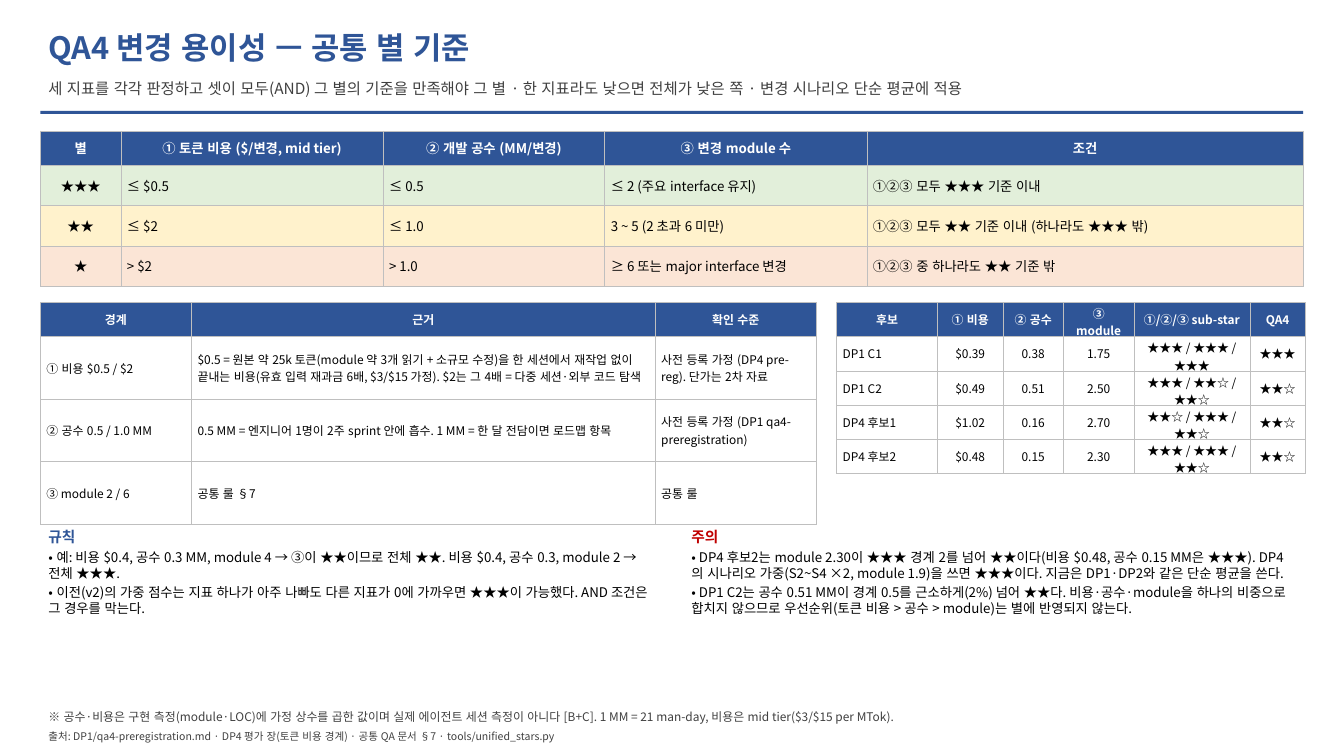
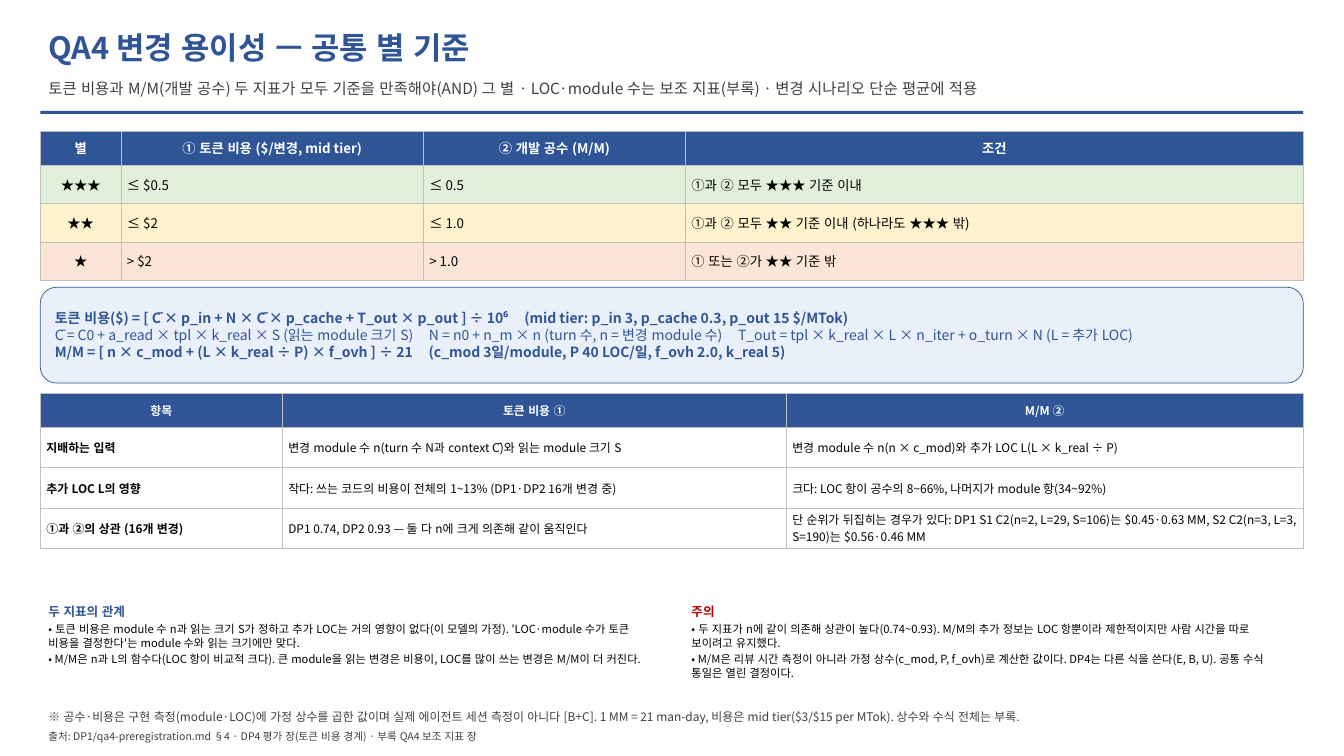
Before and after one commit to mkim0628/vllm, a slide deck: slide 16 of doc-mk/DP-overview-qa-unified.pptx. Drawn at 1344x756 pixels with LibreOffice and Linux fonts; fonts in the diff are those of the drawing. Boxes give left, top, right and bottom in pixels: in the first picture for what was removed or moved away, otherwise in the second. Text is boxed around its words. In the diff, an @@ line names an element or a change of style, - is before the commit and + after.

```diff
--- a/doc-mk/DP-overview-qa-unified.pptx
+++ b/doc-mk/DP-overview-qa-unified.pptx
@@ text at bbox=[48, 81, 977, 97]: text changed @@
-세 지표를 각각 판정하고 셋이 모두(AND) 그 별의 기준을 만족해야 그 별 · 한 지표라도 낮으면 전체가 낮은 쪽 · 변경 시나리오 단순 평균에 적용
+토큰 비용과 M/M(개발 공수) 두 지표가 모두 기준을 만족해야(AND) 그 별 · LOC·module 수는 보조 지표(부록) · 변경 시나리오 단순 평균에 적용
@@ table at bbox=[40, 131, 1304, 280] @@
-column 3: ② 개발 공수 (MM/변경) | ≤ 0.5 | ≤ 1.0 | > 1.0
-column 4: ③ 변경 module 수 | ≤ 2 (주요 interface 유지) | 3 ~ 5 (2 초과 6 미만) | ≥ 6 또는 major interface 변경
-column 5: 조건 | ①②③ 모두 ★★★ 기준 이내 | ①②③ 모두 ★★ 기준 이내 (하나라도 ★★★ 밖) | ①②③ 중 하나라도 ★★ 기준 밖
+column 3: ② 개발 공수 (M/M) | ≤ 0.5 | ≤ 1.0 | > 1.0
+column 4: 조건 | ①과 ② 모두 ★★★ 기준 이내 | ①과 ② 모두 ★★ 기준 이내 (하나라도 ★★★ 밖) | ① 또는 ②가 ★★ 기준 밖
@@ rounded rectangle added at bbox=[40, 287, 1304, 383], fill #EAF0FA, outline #2F5597 0.5 pt, 10 pt, text #2F5597, bold @@
+토큰 비용($) = [ C̄ × p_in + N × C̄ × p_cache + T_out × p_out ] ÷ 10⁶ (mid tier: p_in 3, p_cache 0.3, p_out 15 $/MTok)
+C̄ = C0 + a_read × tpl × k_real × S (읽는 module 크기 S) N = n0 + n_m × n (turn 수, n = 변경 module 수) T_out = tpl × k_real × L × n_iter + o_turn × N (L = 추가 LOC)
+M/M = [ n × c_mod + (L × k_real ÷ P) × f_ovh ] ÷ 21 (c_mod 3일/module, P 40 LOC/일, f_ovh 2.0, k_real 5)
@@ table removed at bbox=[40, 302, 817, 524], 4 rows, 3 columns @@
-경계 | 근거 | 확인 수준
-① 비용 $0.5 / $2 | $0.5 = 원본 약 25k 토큰(module 약 3개 읽기 + 소규모 수정)을 한 세션에서 재작업 없이 끝내는 비용(유효 입력 재과금 6배, $3/$15 가정). $2는 그 4배 = 다중 세션·외부 코드 탐색 | 사전 등록 가정 (DP4 pre-reg). 단가는 2차 자료
-② 공수 0.5 / 1.0 MM | 0.5 MM = 엔지니어 1명이 2주 sprint 안에 흡수. 1 MM = 한 달 전담이면 로드맵 항목 | 사전 등록 가정 (DP1 qa4-preregistration)
-③ module 2 / 6 | 공통 룰 §7 | 공통 룰
@@ table at bbox=[40, 393, 1304, 548] @@
-후보 | ① 비용 | ② 공수 | ③ module | ①/②/③ sub-star | QA4
-DP1 C1 | $0.39 | 0.38 | 1.75 | ★★★ / ★★★ / ★★★ | ★★★
-DP1 C2 | $0.49 | 0.51 | 2.50 | ★★★ / ★★☆ / ★★☆ | ★★☆
-DP4 후보1 | $1.02 | 0.16 | 2.70 | ★★☆ / ★★★ / ★★☆ | ★★☆
-DP4 후보2 | $0.48 | 0.15 | 2.30 | ★★★ / ★★★ / ★★☆ | ★★☆
+항목 | 토큰 비용 ① | M/M ②
+지배하는 입력 | 변경 module 수 n(turn 수 N과 context C̄)와 읽는 module 크기 S | 변경 module 수 n(n × c_mod)와 추가 LOC L(L × k_real ÷ P)
+추가 LOC L의 영향 | 작다: 쓰는 코드의 비용이 전체의 1~13% (DP1·DP2 16개 변경 중) | 크다: LOC 항이 공수의 8~66%, 나머지가 module 항(34~92%)
+①과 ②의 상관 (16개 변경) | DP1 0.74, DP2 0.93 — 둘 다 n에 크게 의존해 같이 움직인다 | 단 순위가 뒤집히는 경우가 있다: DP1 S1 C2(n=2, L=29, S=106)는 $0.45·0.63 MM, S2 C2(n=3, L=3, S=190)는 $0.56·0.46 MM
@@ table: place and size @@
-table at bbox=[837, 302, 1306, 474]
+table at bbox=[40, 393, 1304, 548]
@@ text at bbox=[48, 605, 641, 665]: text changed; size 9.5 to 8 pt @@
-규칙
-• 예: 비용 $0.4, 공수 0.3 MM, module 4 → ③이 ★★이므로 전체 ★★. 비용 $0.4, 공수 0.3, module 2 → 전체 ★★★.
-• 이전(v2)의 가중 점수는 지표 하나가 아주 나빠도 다른 지표가 0에 가까우면 ★★★이 가능했다. AND 조건은 그 경우를 막는다.
+두 지표의 관계
+• 토큰 비용은 module 수 n과 읽는 크기 S가 정하고 추가 LOC는 거의 영향이 없다(이 모델의 가정). 'LOC·module 수가 토큰 비용을 결정한다'는 module 수와 읽는 크기에만 맞다.
+• M/M은 n과 L의 함수다(LOC 항이 비교적 크다). 큰 module을 읽는 변경은 비용이, LOC를 많이 쓰는 변경은 M/M이 더 커진다.
@@ text "주의": place and size @@
-text "주의" at bbox=[691, 529, 1286, 616]
+text "주의" at bbox=[691, 605, 1264, 678]
@@ text at bbox=[691, 623, 1264, 678]: text changed; size 9.5 to 8 pt @@
-• DP4 후보2는 module 2.30이 ★★★ 경계 2를 넘어 ★★이다(비용 $0.48, 공수 0.15 MM은 ★★★). DP4의 시나리오 가중(S2~S4 ×2, module 1.9)을 쓰면 ★★★이다. 지금은 DP1·DP2와 같은 단순 평균을 쓴다.
-• DP1 C2는 공수 0.51 MM이 경계 0.5를 근소하게(2%) 넘어 ★★다. 비용·공수·module을 하나의 비중으로 합치지 않으므로 우선순위(토큰 비용 > 공수 > module)는 별에 반영되지 않는다.
+• 두 지표가 n에 같이 의존해 상관이 높다(0.74~0.93). M/M의 추가 정보는 LOC 항뿐이라 제한적이지만 사람 시간을 따로 보이려고 유지했다.
+• M/M은 리뷰 시간 측정이 아니라 가정 상수(c_mod, P, f_ovh)로 계산한 값이다. DP4는 다른 식을 쓴다(E, B, U). 공통 수식 통일은 열린 결정이다.
@@ text at bbox=[691, 605, 714, 617]: size 10.5 to 9 pt in "주의" @@
@@ text at bbox=[64, 711, 1019, 724]: text changed @@
-※ 공수·비용은 구현 측정(module·LOC)에 가정 상수를 곱한 값이며 실제 에이전트 세션 측정이 아니다 [B+C]. 1 MM = 21 man-day, 비용은 mid tier($3/$15 per MTok).
+※ 공수·비용은 구현 측정(module·LOC)에 가정 상수를 곱한 값이며 실제 에이전트 세션 측정이 아니다 [B+C]. 1 MM = 21 man-day, 비용은 mid tier($3/$15 per MTok). 상수와 수식 전체는 부록.
@@ text at bbox=[48, 731, 477, 743]: text changed @@
-출처: DP1/qa4-preregistration.md · DP4 평가 장(토큰 비용 경계) · 공통 QA 문서 §7 · tools/unified_stars.py
+출처: DP1/qa4-preregistration.md §4 · DP4 평가 장(토큰 비용 경계) · 부록 QA4 보조 지표 장
```
Also in this commit, not shown: 4 other slides changed, 1 slide added, 1 other file.
